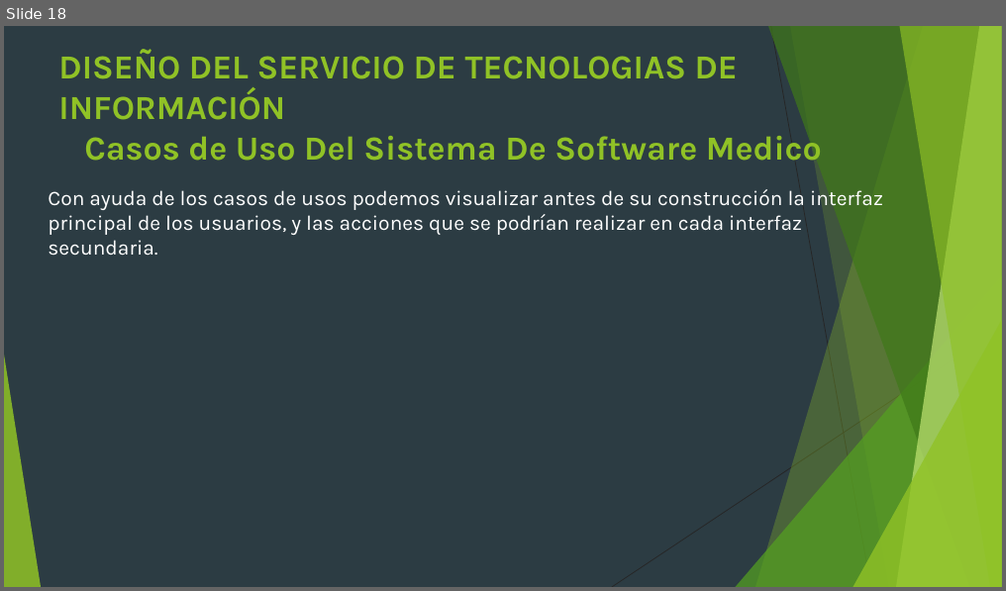
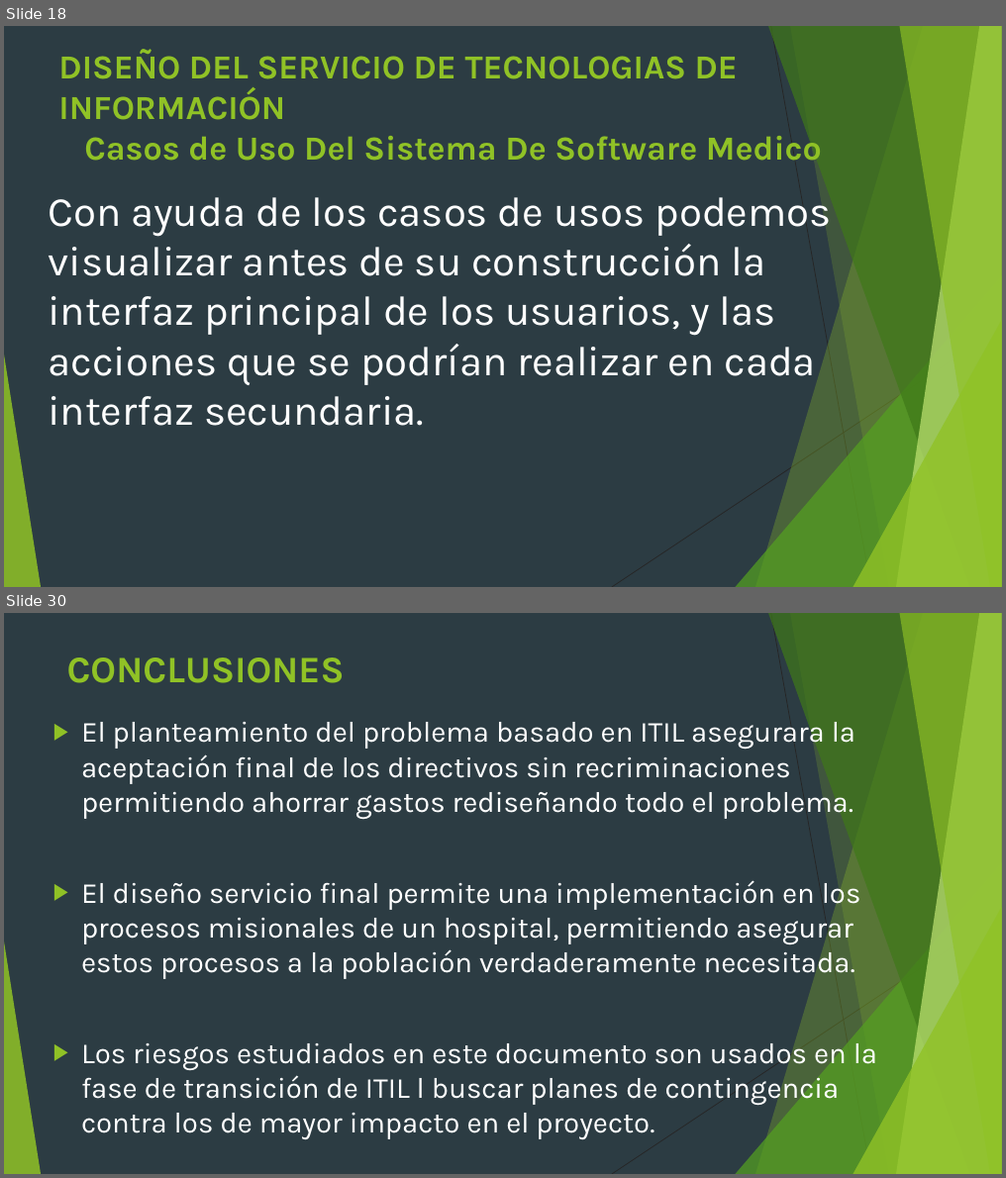
Before and after one commit to Alchaz/GasLmn, a slide deck: presentacion articulo grado.pptx. Shown one above the other, each under a label of ours: slide 18 before the commit, slides 18 and 30 after it; the slides between them are not shown. The pictures are 1006x591 and 1006x1178 pixels, drawn with LibreOffice and Linux fonts; fonts in the diff are those of the drawing. Boxes give left, top, right and bottom in pixels: in the first picture for what was removed or moved away, otherwise in the second. Text is boxed around its words. In the diff, an @@ line names an element or a change of style, - is before the commit and + after.

```diff
--- a/presentacion articulo grado.pptx
+++ b/presentacion articulo grado.pptx
@@ slide 30 added at (x1=4, y1=613, x2=1002, y2=1174), background #2C3C43; not listed: 10 template elements that a slide beside it also shows @@
@@ title added at (x1=67, y1=658, x2=345, y2=683), 36 pt, text #90C226, bold @@
+CONCLUSIONES
@@ text added at (x1=81, y1=716, x2=877, y2=1140), 28 pt, text #FFFFFF @@
+▶ El planteamiento del problema basado en ITIL asegurara la aceptación final de los directivos sin recriminaciones permitiendo ahorrar gastos rediseñando todo el problema.
+▶ El diseño servicio final permite una implementación en los procesos misionales de un hospital, permitiendo asegurar estos procesos a la población verdaderamente necesitada.
+▶ Los riesgos estudiados en este documento son usados en la fase de transición de ITIL l buscar planes de contingencia contra los de mayor impacto en el proyecto.
@@ slide 18 changed as well @@
@@ text "Con ayuda de los casos ..." at (x1=48, y1=188, x2=832, y2=426): size 20 to 40 pt @@
```
Also in this commit, not shown: 3 other slides changed, 10 other slides added, 3 slides removed.
